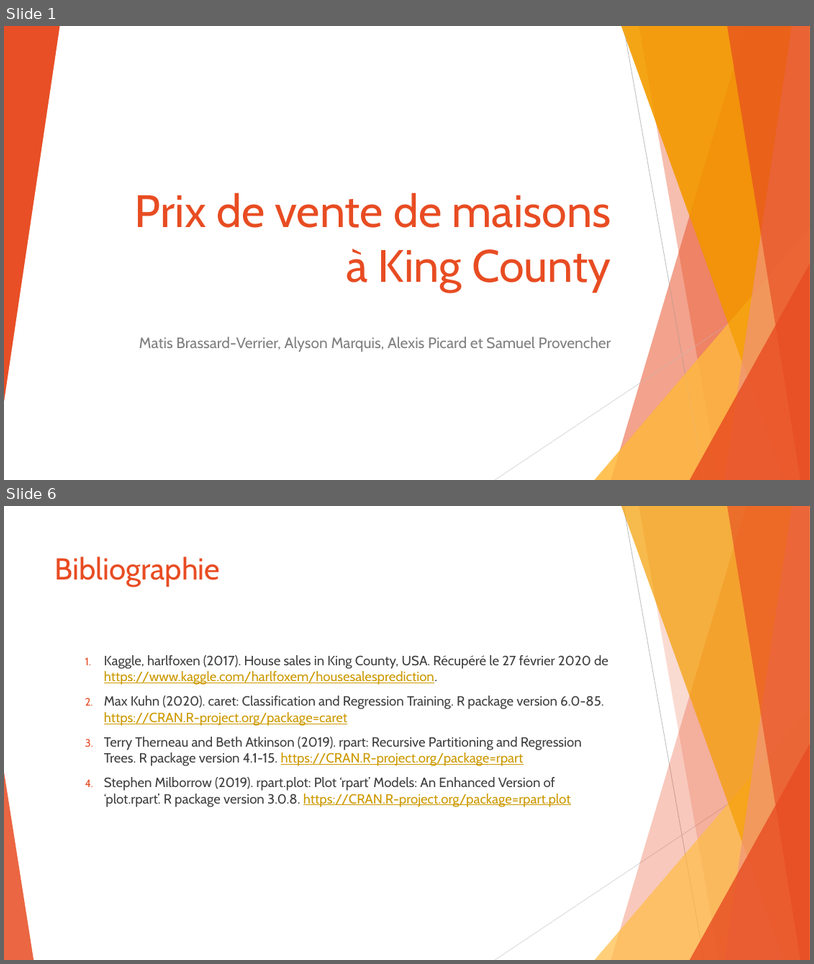
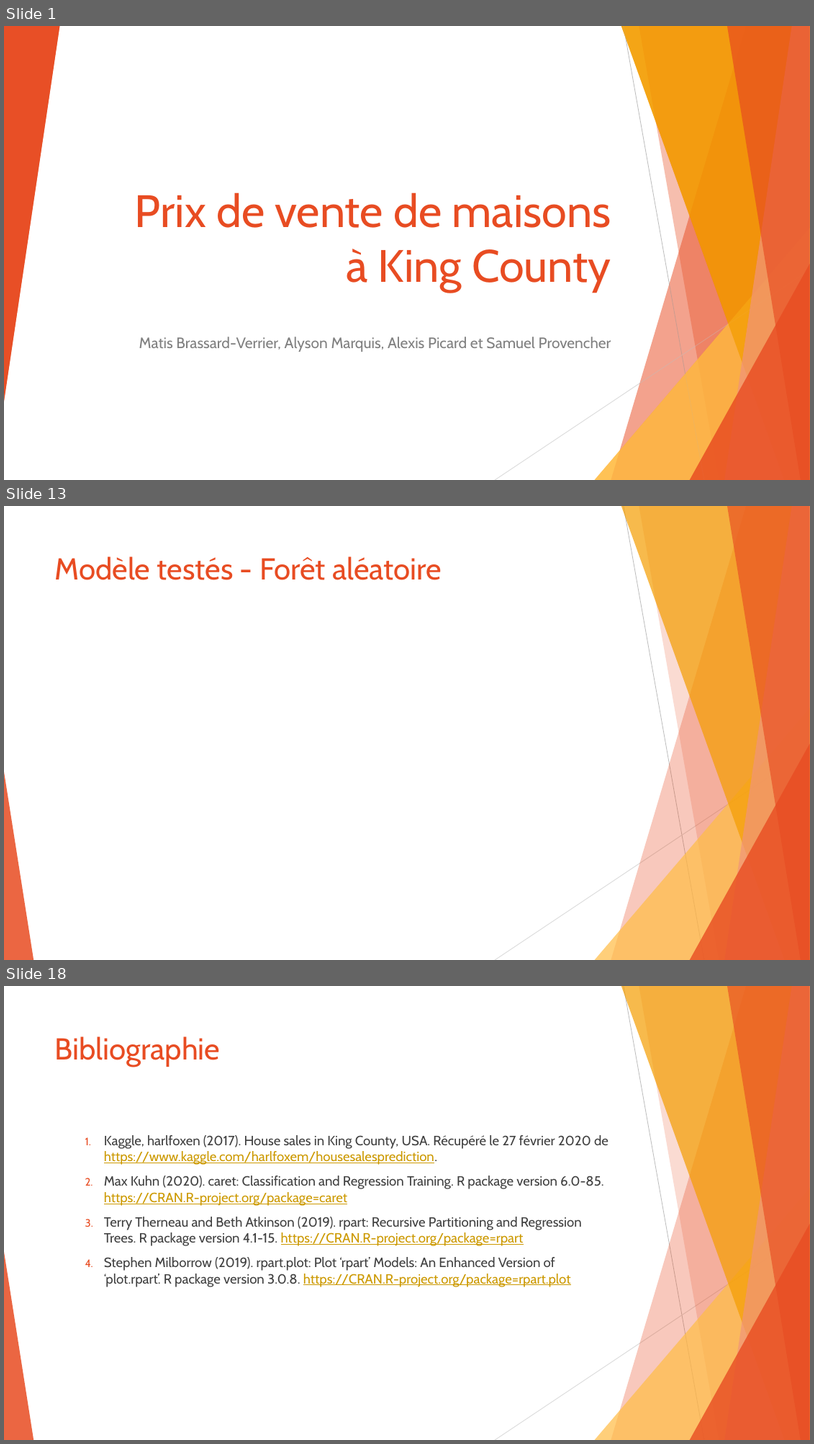
Before and after one commit to SamuelProvencher/TP-Apprentissage, a slide deck: PP.pptx. Shown one above the other, each under a label of ours: slides 1 and 6 before the commit, slides 1, 13 and 18 after it; the slides between them are not shown. The pictures are 814x964 and 814x1444 pixels, drawn with LibreOffice and Linux fonts; fonts in the diff are those of the drawing. Boxes give left, top, right and bottom in pixels: in the first picture for what was removed or moved away, otherwise in the second. Text is boxed around its words. In the diff, an @@ line names an element or a change of style, - is before the commit and + after.

```diff
--- a/PP.pptx
+++ b/PP.pptx
@@ slide 13 added at (4, 506, 810, 960), background #FFFFFF; not listed: 10 template elements that a slide beside it also shows @@
@@ title added at (55, 556, 442, 580), 36 pt, text #E84C22 @@
+Modèle testés - Forêt aléatoire
@@ what was slide 6 is now slide 18 @@
```
Also in this commit, not shown: 15 other slides added, 4 slides removed, 1 other file.
